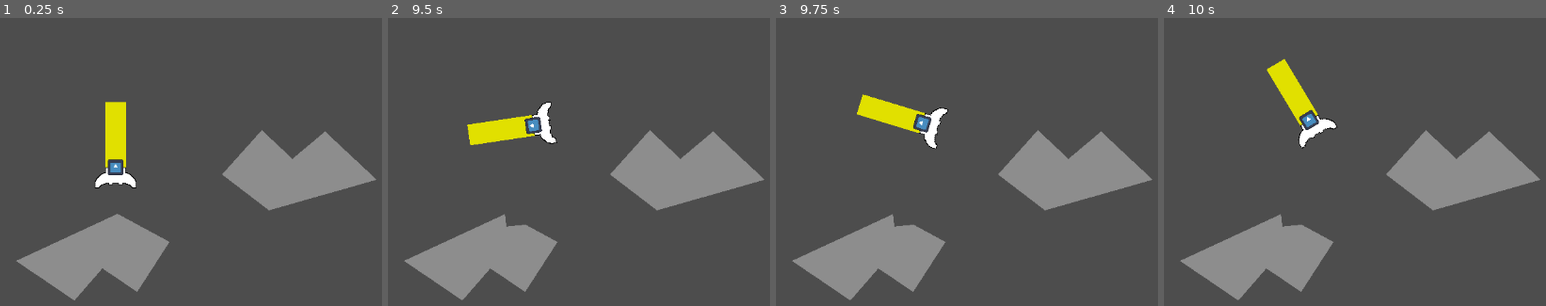
Above: before the commit, frames 1-4 (left to right).
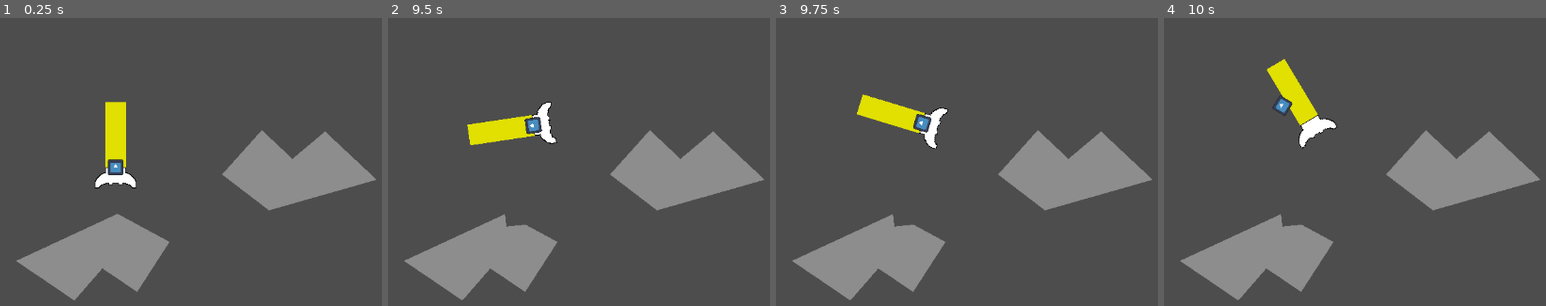
Above: after the commit, the same moments.

Repository: CWmain/SpaceJunkGame
Game: Godot game, scene res://Objects/Test_Scene.tscn
Same seed, same stepped clock (60 frames per second), same inputs: the game is played once before the commit and once after it. The engine's default icon, where the game draws it, is replaced by a stand-in: a white triangle on a blue panel in a dark square.
Inputs (mouse positions are in pixels of both pictures, inside the frame that each line leads up to):
- Up to frame 1 (0.25 s): no input
- Up to frame 2 (9.5 s): tap Enter at 0.5 s; move the mouse to (outside the picture) at 0.52 s; hold D (TurnRight) 0.53-2.03 s; click (outside the picture) at 0.6 s; tap W (Accelerate) at 0.77, 1.52, 3.02, 3.77, 4.52, 6.02, 6.77, 7.52, 9.02 s; tap T (Tether) at 0.8, 1.35, 2.3, 3.6, 5.1, 6.8, 7.35, 8.3, 8.85 s; move the mouse to (outside the picture) at 1.27 s; click (outside the picture) at 1.55 s; move the mouse to (outside the picture) at 2.02 s; hold A (TurnLeft) 2.03-4.28 s; click (outside the picture) at 2.1 s; move the mouse to (613, 228) at 2.77 s; tap S (Stop) at 2.85 s; click (613, 228) at 3.05 s; move the mouse to (460, 124) at 3.52 s; move the mouse to (739, 208) at 4.27 s; hold D (TurnRight) 4.28-8.03 s; click (739, 208) at 4.35 s; move the mouse to (426, 251) at 5.02 s; move the mouse to (651, 136) at 5.77 s; click (651, 136) at 5.85 s; move the mouse to (outside the picture) at 6.52 s; hold S (Stop) 6.53-7.28 s; move the mouse to (outside the picture) at 7.27 s; click (outside the picture) at 7.55 s; move the mouse to (outside the picture) at 8.02 s; hold A (TurnLeft) from 8.03 s (still down); click (outside the picture) at 8.1 s; move the mouse to (613, 228) at 8.77 s; click (613, 228) at 9.05 s
- Up to frame 3 (9.75 s): move the mouse to (848, 124) at 9.52 s; release A (TurnLeft) at 9.53 s; hold D (TurnRight) from 9.53 s (still down); click (848, 124) at 9.6 s
- Up to frame 4 (10 s): keep holding D (TurnRight); tap W (Accelerate) at 9.77 s; tap T (Tether) at 9.8 s

Frames 1-3 are identical in both runs. In frame 4, 0.4% of the frame differs, in the area x 28-41%, y 26-39%.

Commit message:
Cleaned up code in tether slightly

Diff:
--- a/Objects/tether/tether.gd
+++ b/Objects/tether/tether.gd
@@ -12,14 +12,14 @@
 @onready var los = $LOS
 
 func _physics_process(_delta):
+	# Set raycast so it is always pointing to player ship
+	los.set_target_position(to_local(player_rocket.position))
+
+	# State where tether hook is shot and is travelling
 	if (active):
-		print(rotation)
 		position += Vector2(0,-1).rotated(rotation) * SPEED
 
-	if (pull):
-		#Apply line of sight raycast to player rocket
-		los.set_target_position(to_local(player_rocket.position))
-		#los.rotation = to_global(los.position).angle_to(player_rocket.position)-rotation
+	# If LOS is broken, than reset tether
 	if (los.is_colliding()):
 		reset_tether()
 
@@ -32,14 +32,13 @@
 	active = true
 
 	tether_hook.set_collision_layer(4)
+	tether_hook.set_collision_mask(4)
 	los.set_enabled(true)
-	tether_hook.set_collision_mask(4)
 
 func reset_tether():
-	#get_parent().set_lock_rotation_enabled(true)
 	tether_hook.set_collision_layer(0)
+	tether_hook.set_collision_mask(0)
 	los.set_enabled(false)
-	tether_hook.set_collision_mask(0)
 	reparent(player_rocket)
 	rotation = 0
 	position = Vector2.ZERO
@@ -50,11 +49,10 @@
 func _on_body_entered(body):
 	if (body == null):
 		return
+
 	active = false
 	tether_hook.set_collision_layer(0)
 	tether_hook.set_collision_mask(0)
-	#body.set_lock_rotation_enabled(false)
-	print(body.is_lock_rotation_enabled())
 
 	# Reparent to the asteroid
 	reparent(body)
@@ -65,5 +63,3 @@
 
 	#Apply line of sight raycast to asteroid
 	los.set_target_position(player_rocket.position)
-
-	print("Do Tether Stuff")
